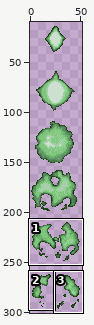
File history of a sprite sheet, Project/Game/graphics/neutral/missiles/pdriphit.png. Above, an overview of the earlier version with the close-up marked.
Close-up. As it was:
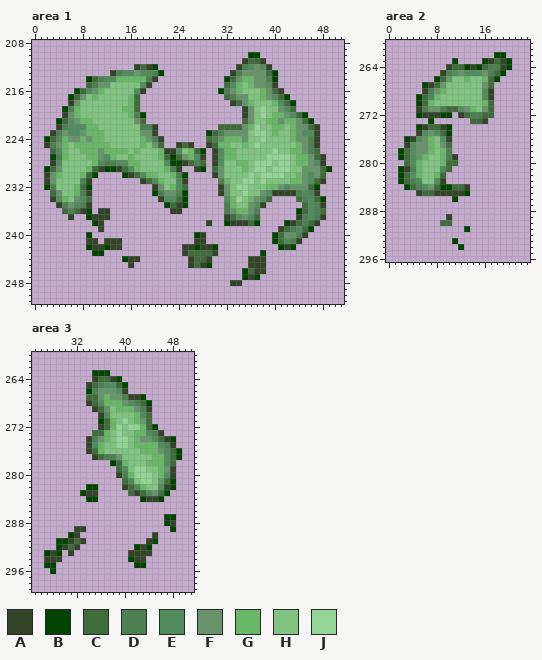
The file is 52x312 pixels. Colours within 5 levels of each other are drawn and written as one. Shown: area 1: x 0..51, y 208..251; area 2: x 0..23, y 260..296; area 3: x 25..51, y 260..299. The wide view leaves out empty margins. The commit also changed other parts of the picture, which this record leaves out.
Palette (. is transparent): A #344428  B #004400  C #406c3c  D #4c8050  E #508c5c  F #68946c  G #68b868  H #80c480  J #94d494
The result:
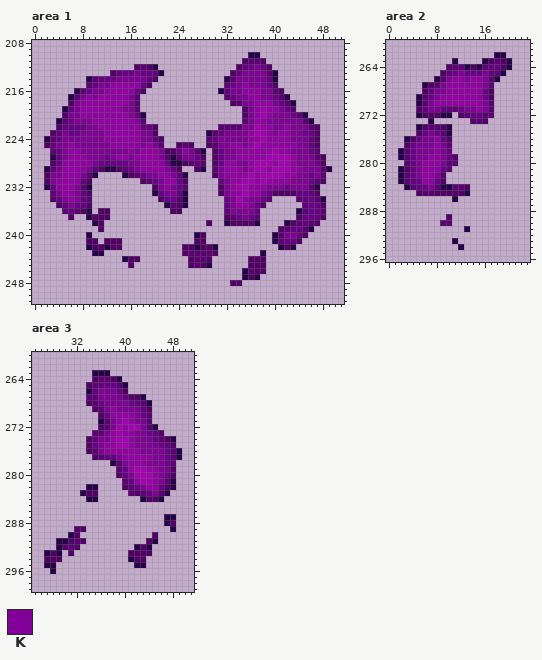
Colours new in this view: K #800098
Change:
colour A: #344428 -> #540068
colour B: #004400 -> #28004c
colour C: #406c3c -> #5e0076
colour D: #4c8050 -> #680084
colour E: #508c5c -> #6b008d
colour H: #80c480 -> #9400a6
colour J: #94d494 -> #a500b4
Changed rows in their new state; - is a pixel that keeps its letter.
Area 1:
first column x 3:
212 ----------------------------------K----------
213 --------------K-----------------KKKK---------
214 -----------KKKKK---------------KKKKK---------
215 --------KK---------------------K-KKK---------
216 -------KK---------------------KK---KK--------
217 -----K-K-----K-----------------KK--KK--------
218 ----K--------K------------------KK---K-------
219 ----K-------KK-------------------K----K------
220 ---KK--------K-------------------K---KKK-----
221 ----KKK-------K------------------K--KKKKKK---
222 ------KK------------------------KK---KK-KKK--
223 --K--KKKK------KK------------KKKK----K--KK---
224 --KKKKKKK------KK-----------KKKKK-------KKK--
225 -KK-KKKKKK-----K-K----------KK--K--------KK--
226 --K--KKKKKKKK-K---K----K-----KK---------KKK--
227 --K---KKK-K--K----K---KK-----KK----------KKK-
228 -------K-----KK----------------KK--------KKK-
229 -K----K-------K----K--------K---K---------KKK
230 KK---K----------KK--K-------K------------KK-K
231 K-----------------K----------K----------KKK--
232 ----K-------------K-K--------K------KKK-KKK--
233 -K--K--------------KK--------K-----K---------
234 --K-K-------------------------K--KK----------
235 ---K--------------------------K--K-----------
236 ------------------------------KKKK-----------
237 --------------------------------K------------
240 ---------------------------------------KK----
Area 2:
first column x 7:
265 -----K---K
266 ---K--K--K
267 --K------K
268 -KK-------
269 -K--------
270 K--------K
271 KK----KK-K
first column x 5:
275 --K--
276 -KK--
277 KKK-K
278 KKK-K
279 KK--K
280 K---K
281 K----
282 K--K-
284 --K--
Area 3:
first column x 36:
266 KKK---------
267 KKKK--------
268 -KKKK-------
269 -K-KKKK-----
270 ------K-----
271 --K---KK----
272 --K----K----
273 -K----KK----
274 KK----KKK---
275 K-----KKKK--
276 K------KKKK-
277 ---K-----KK-
278 ----K---KKK-
279 ----------KK
280 -----K----K-
281 ----------K-
282 -------K----
283 ---------K--
